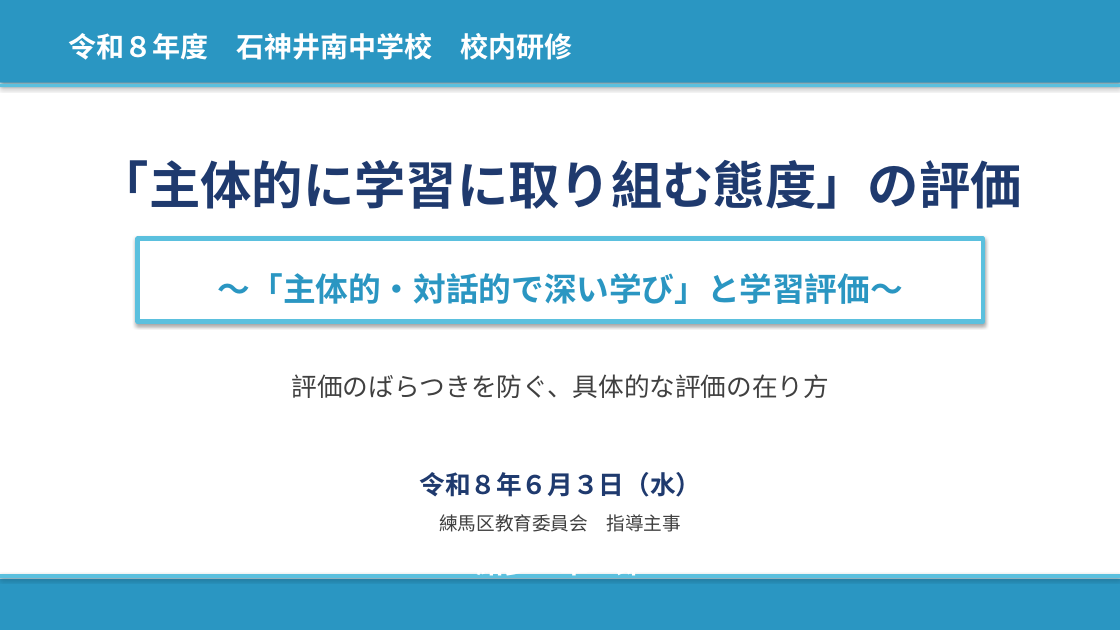
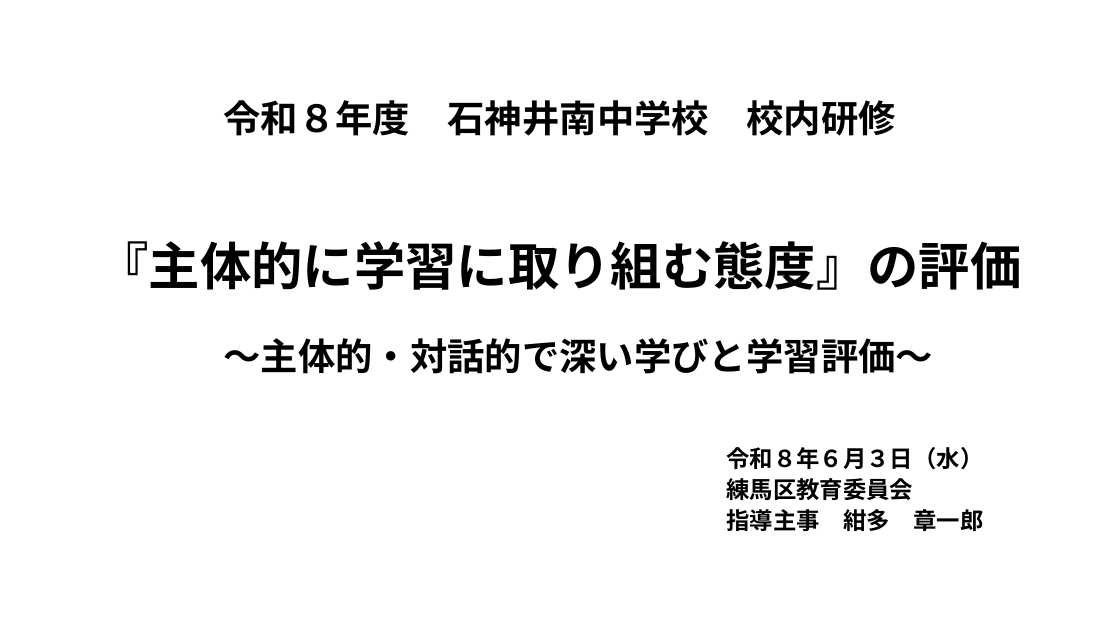
Before and after one commit to contynet730-star/con30, a slide deck: slide 1 of 講義スライド_石神井南中_20260603.pptx. Drawn at 1120x630 pixels with LibreOffice and Linux fonts; fonts in the diff are those of the drawing. Boxes give left, top, right and bottom in pixels: in the first picture for what was removed or moved away, otherwise in the second. Text is boxed around its words. In the diff, an @@ line names an element or a change of style, - is before the commit and + after.

```diff
--- a/講義スライド_石神井南中_20260603.pptx
+++ b/講義スライド_石神井南中_20260603.pptx
@@ rectangle removed at <box>0,0,1120,82</box> @@
@@ rectangle removed at <box>0,84,1120,87</box> @@
@@ text "令和８年度 石神井南中学校 校内研修": place and size @@
-text "令和８年度 石神井南中学校 校内研修" at <box>69,33,573,60</box>
+text "令和８年度 石神井南中学校 校内研修" at <box>224,100,895,136</box>
@@ text "令和８年度 石神井南中学校 校内研修" at <box>224,100,895,136</box>: size 24 to 32 pt, text colour #FFFFFF to #000000; alignment left to centre; line spacing 1.3 to 0.9; more space between paragraphs; vertical alignment middle to top @@
@@ title "『主体的に学習に取り組む態度』の評価" at <box>98,241,1022,290</box>: vertical alignment middle to bottom @@
@@ title at <box>98,241,1022,290</box>: text changed; text colour #1F3A6E to #000000 @@
-「主体的に学習に取り組む態度」の評価
+『主体的に学習に取り組む態度』の評価
@@ subtitle "～主体的・対話的で深い学びと学習評価～": place and size @@
-subtitle "～主体的・対話的で深い学びと学習評価～" at <box>138,239,983,321</box>
+subtitle "～主体的・対話的で深い学びと学習評価～" at <box>223,338,933,374</box>
@@ subtitle "～主体的・対話的で深い学びと学習評価～" at <box>223,338,933,374</box>: vertical alignment middle to top; fill #FFFFFF to none; outline #5BC0DE 4 pt to none; shadow off @@
@@ subtitle at <box>223,338,933,374</box>: text changed; size 28 to 32 pt; text colour #2A96C2 to #000000 @@
-〜「主体的・対話的で深い学び」と学習評価〜
+～主体的・対話的で深い学びと学習評価～
@@ text removed at <box>292,374,829,398</box> @@
-評価のばらつきを防ぐ、具体的な評価の在り方
@@ text "令和８年６月３日（水）" at <box>726,447,983,531</box>: vertical alignment middle to top @@
@@ text at <box>726,447,983,531</box>: text changed; size 16 to 20 pt; text colour #404040 to #000000; bold on @@
-練馬区教育委員会 指導主事
+令和８年６月３日（水）
+練馬区教育委員会
+指導主事 紺多 章一郎
@@ text removed at <box>419,472,701,497</box> @@
-令和８年６月３日（水）
@@ rectangle removed at <box>0,579,1120,630</box> @@
@@ rectangle removed at <box>0,575,1120,578</box> @@
@@ text removed at <box>476,574,644,581</box> @@
-紺多 章一郎
```
Also in this commit, not shown: 21 other slides changed, 5 slides added, 8 slides removed.
